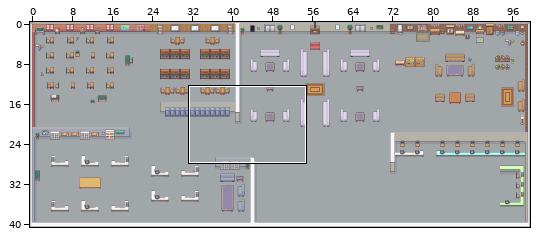
Tiled map: resources/defaultmap.tmx. Above, an overview of the earlier version with the close-up marked.
Close-up. Before the commit:
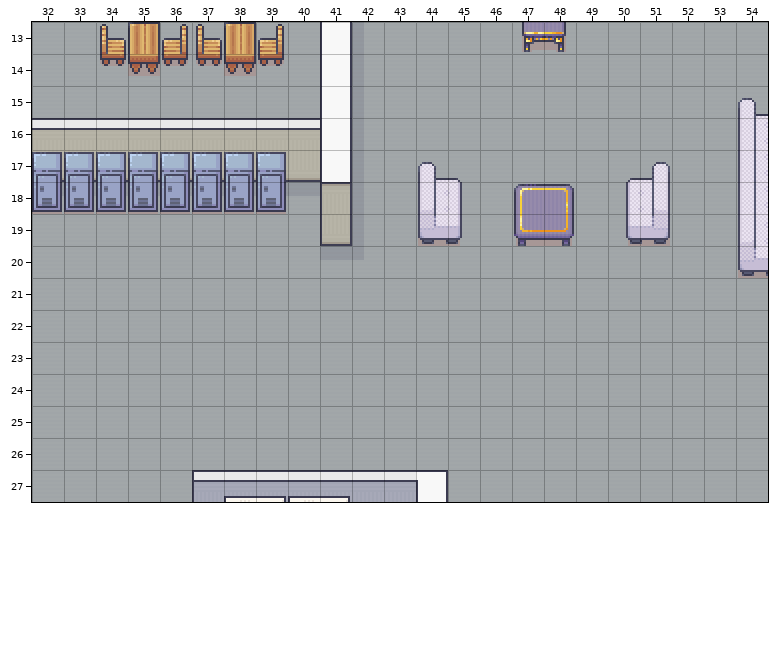
Cells are 32x32 px. Shown: x 32..54, y 13..27. The commit also changed other parts of the map, which this record leaves out.
The result:
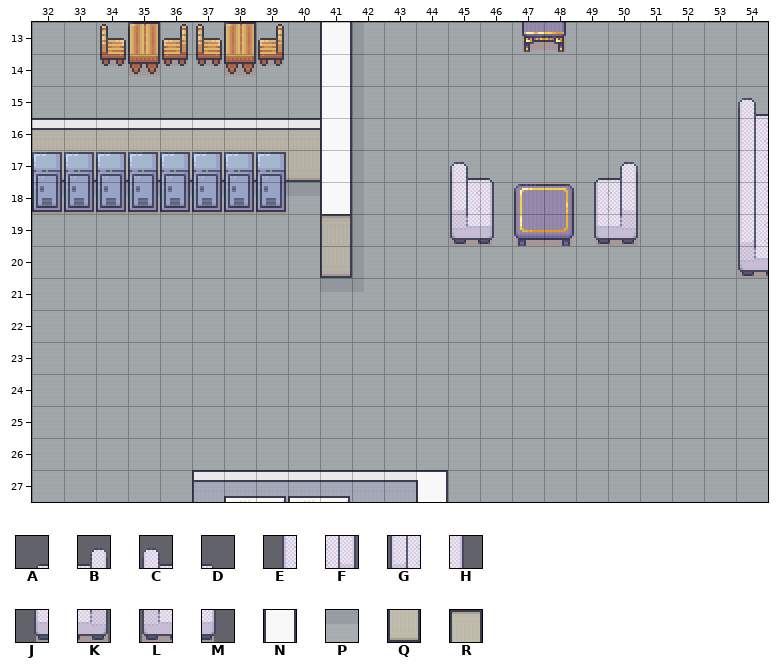
Key: from "MyTerrain": A 1283, B 1284, C 1285, D 1286, E 1299, F 1300, G 1301, H 1302, J 1315, K 1316, L 1317, M 1318; from "MyTerrain2": N 32, P 199, Q 343, R 343 turned 180.
_ is an empty cell.
Changes in this commit:
Layer "Ground":
y 19: x 41 Q -> R
y 20: x 41 P -> Q
Layer "World":
y 17: x 44..46 CD_ -> _CD; x 49..51 _AB -> AB_
y 18: x 41 _ -> N; x 44..46 GH_ -> _GH; x 49..51 _EF -> EF_
y 19: x 44..46 LM_ -> _LM; x 49..51 _JK -> JK_
Changed places in both close-ups, as pixel boxes (x1, y1, x2, y2):
changed: (418, 162, 494, 246)
changed: (594, 162, 670, 246)
changed: (320, 182, 352, 278)
